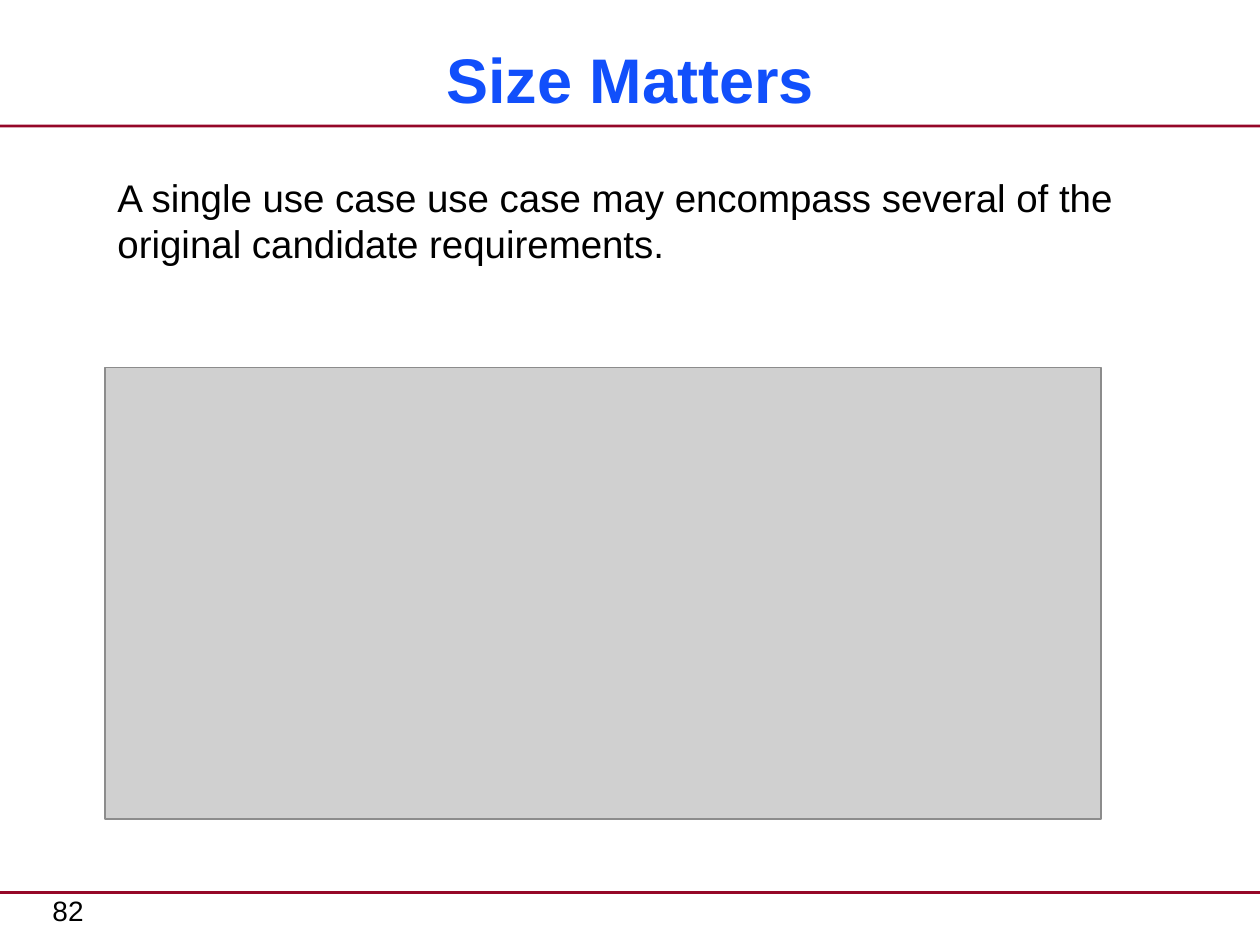
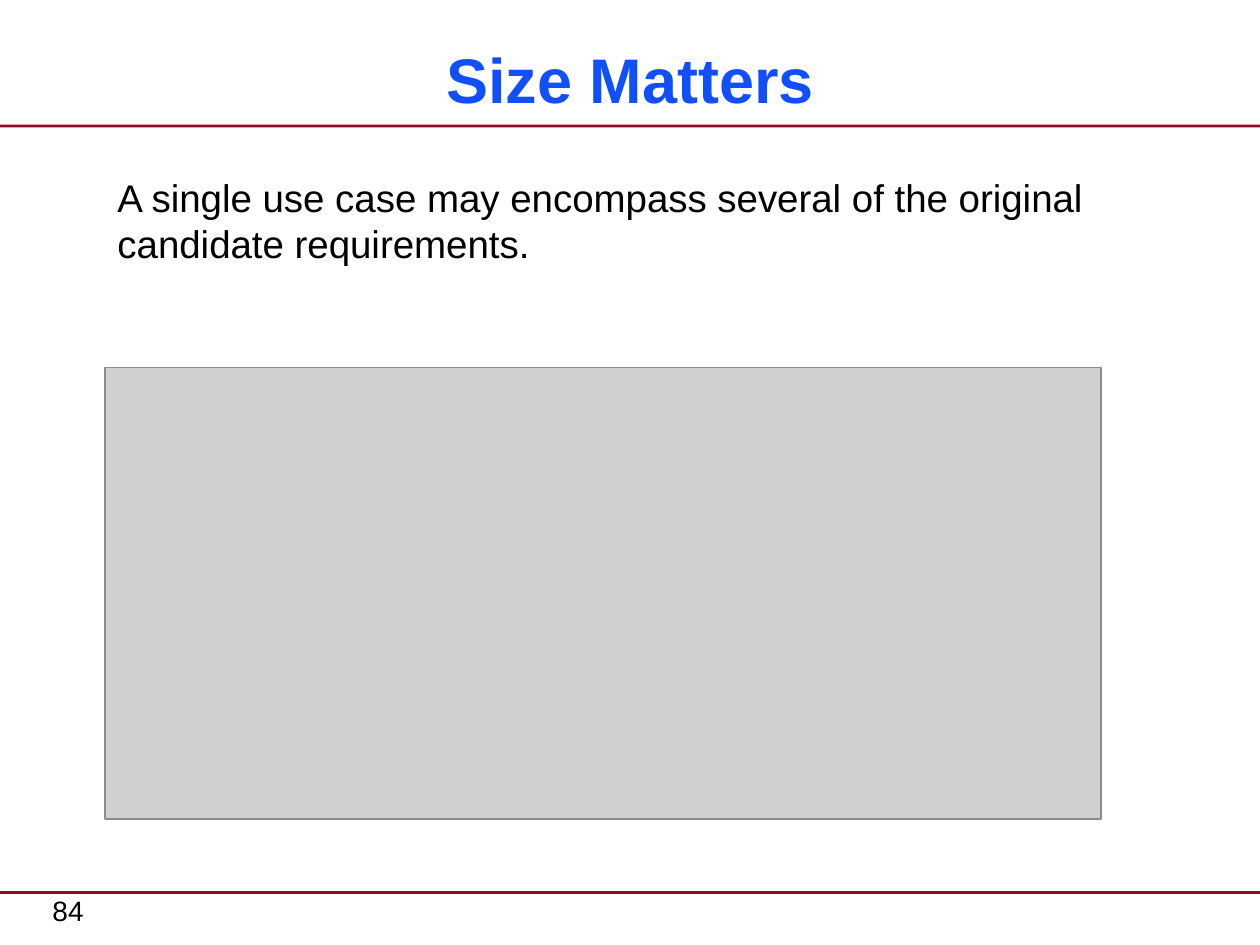
Before and after one commit to xtuml/training, a slide deck: slide 84 of courses/xtUML-Modeling/Requirements-Clarification/RequirementsClarification-CourseSlides.pptx (slide 82 before the commit). Drawn at 1260x945 pixels with LibreOffice and Linux fonts; fonts in the diff are those of the drawing; grey boxes stand for pictures. Boxes give left, top, right and bottom in pixels: in the first picture for what was removed or moved away, otherwise in the second. Text is boxed around its words. In the diff, an @@ line names an element or a change of style, - is before the commit and + after.

Commit message:
Jobs #523, #520, #525, #527, #534, #537, #538, #550, #553 - Several revisions after resulting from initial delivery of course.  (XTR09)

```diff
--- a/courses/xtUML-Modeling/Requirements-Clarification/RequirementsClarification-CourseSlides.pptx
+++ b/courses/xtUML-Modeling/Requirements-Clarification/RequirementsClarification-CourseSlides.pptx
@@ text at <box>117,184,1083,266</box>: text changed @@
-A single use case use case may encompass several of the original candidate requirements.
+A single use case may encompass several of the original candidate requirements.
@@ page number at <box>52,901,83,922</box>: text changed @@
-82
+84
```
Also in this commit, not shown: 5 other slides changed, 8 slides added, 5 slides removed.
